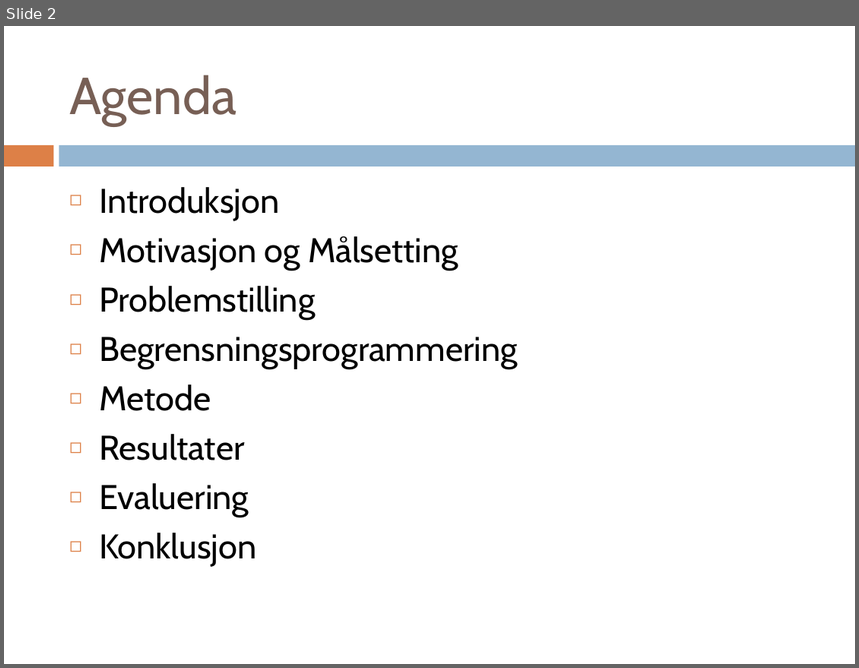
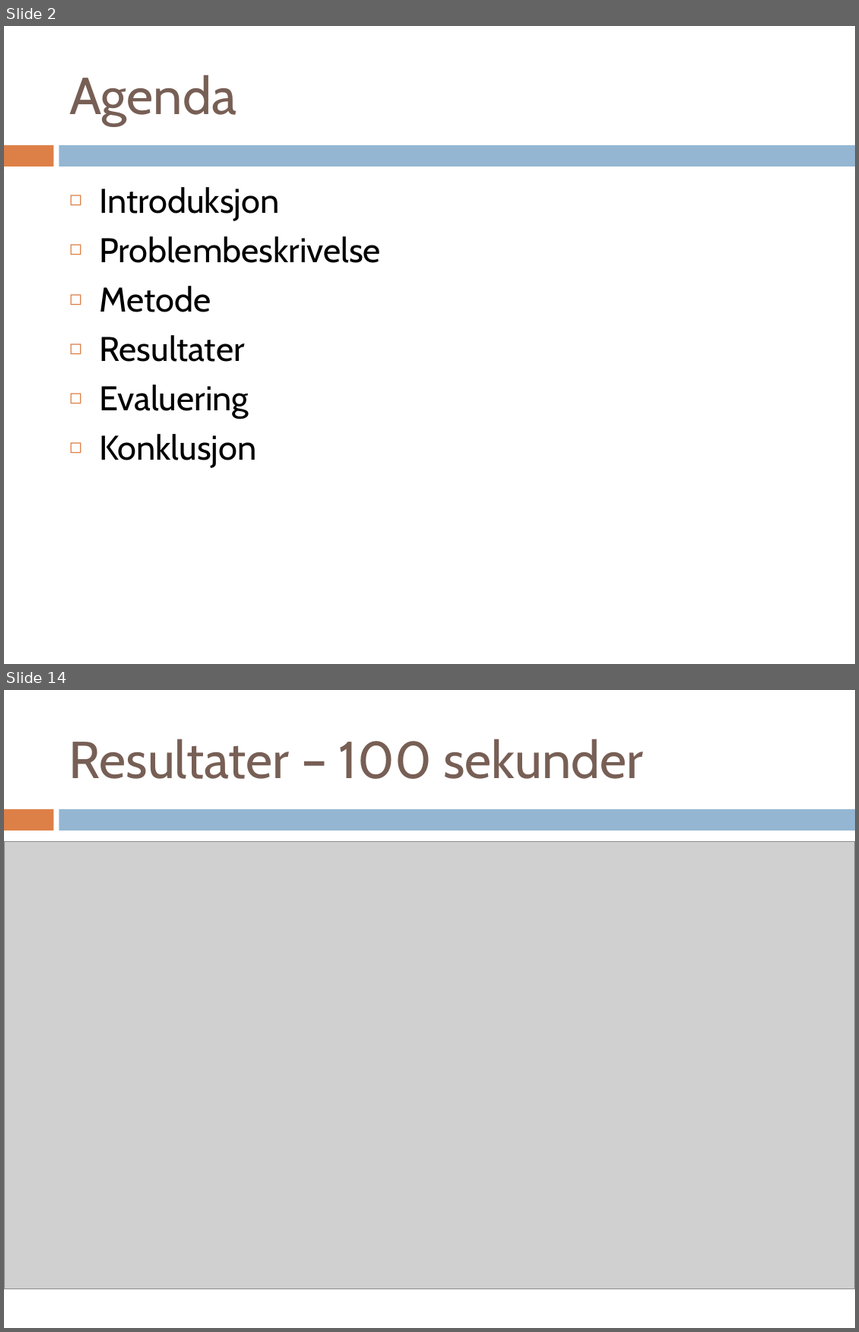
Before and after one commit to teilin/M.sc-UiB, a slide deck: Presentasjon/msc_presentasjon.pptx. Shown one above the other, each under a label of ours: slide 2 before the commit, slides 2 and 14 after it; the slides between them are not shown. The pictures are 859x668 and 859x1332 pixels, drawn with LibreOffice and Linux fonts; fonts in the diff are those of the drawing; grey boxes stand for pictures. Boxes give left, top, right and bottom in pixels: in the first picture for what was removed or moved away, otherwise in the second. Text is boxed around its words. In the diff, an @@ line names an element or a change of style, - is before the commit and + after.

```diff
--- a/Presentasjon/msc_presentasjon.pptx
+++ b/Presentasjon/msc_presentasjon.pptx
@@ slide 14 added at <box>4,690,855,1328</box>, background #FFFFFF; not listed: 2 template elements that a slide beside it also shows @@
@@ title added at <box>69,739,643,779</box>, 44 pt, text #775F55 @@
+Resultater – 100 sekunder
@@ picture added at <box>4,842,855,1290</box> @@
@@ slide 2 changed as well @@
@@ text at <box>99,237,381,263</box>: text changed @@
-◻ Motivasjon og Målsetting
-◻ Problemstilling
-◻ Begrensningsprogrammering
+◻ Problembeskrivelse
```
Also in this commit, not shown: 28 other slides added, 9 slides removed, 35 other files.
